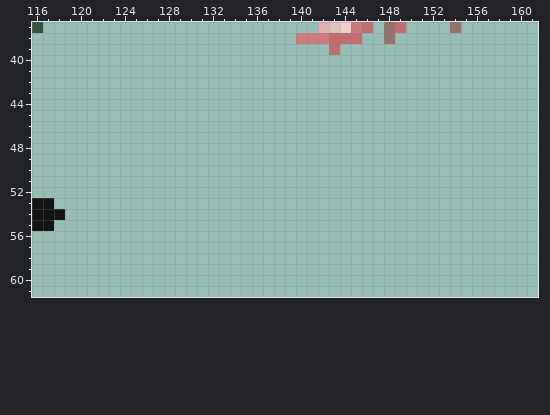
Pixel-art file -- Assets/Items/Icons/items.aseprite. Above: the version before the commit.
220x120 pixels, 1 frame. Colours within 5 levels of each other are drawn and written as one. Shown: x 116..161, y 37..61.
After the commit:
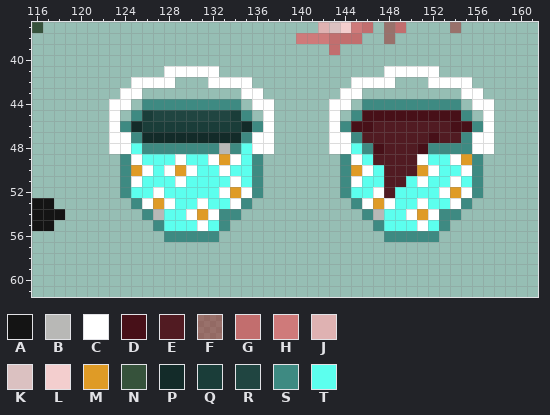
Palette (. is transparent): A #141414  B #b8b8b6  C #ffffff  D #471018  E #511b22  F #9e0b0b6e  G #c26e6e  H #cf7a7a  J #dfb2b2  K #dbc1c1  L #f3cece  M #df9b26  N #36523b  P #132b29  Q #1a3d39  R #204541  S #3e8a82  T #5cffee
Commit message: cutebucket and cutebucketfull Item Icon
Edits made:
layer "bucket_cute" added
layer "bucket_cute_full" added
--- layers "bucket_cute_full", "bucket_cute"
@@ x 116..161 @@
 40 ..............................................
-41 ..............................................
-42 ..............................................
-43 ..............................................
-44 ..............................................
-45 ..............................................
-46 ..............................................
-47 ..............................................
-48 ..............................................
-49 ..............................................
-50 ..............................................
-51 ..............................................
-52 ..............................................
-53 AA............................................
-54 AAA...........................................
-55 AA............................................
-56 ..............................................
+41 ............CCCCC...............CCCCC.........
+42 .........CCCC...CCCC.........CCCC...CCCC......
+43 ........CC.........CC.......CC.........CC.....
+44 .......CC.SSSSSSSSS.CC.....CC.SSSSSSSSS.CC....
+45 .......C.SQRRRRRRRQS.C.....C.SDDDDDDDDDS.C....
+46 .......CSPQQQQQQQQQPSC.....CSDDEEEEEEEDDSC....
+47 .......CCSPPPPPPPPPSCC.....CCSEEEEEEDEESCC....
+48 .......CCTSSSSSSSBSTCC.....CCTSDEEEDSSSSCC....
+49 ........SCTTTCTTCMCTS.......SCTEEEECTTCMS.....
+50 ........SMCTCMCTTCTTS.......SMCTEEEMCTTCS.....
+51 ........SCTTTCTTTTCTS.......SCTTEETCTTCTS.....
+52 ........STTCTTTTTCMCS.......STTCETTTTCMCS.....
+53 AA.......SCMCTTCTTCS.........SCMCTTCTTCS......
+54 AAA.......SBTTCMCSS...........SBTTCMCSS.......
+55 AA.........STTTCTS.............STTTCTS........
+56 ............SSSSS...............SSSSS.........
 57 ..............................................
Pixel boxes of the changes (left, top, right, bottom) in both pictures:
added: (109, 66, 274, 242)
added: (329, 66, 494, 242)
